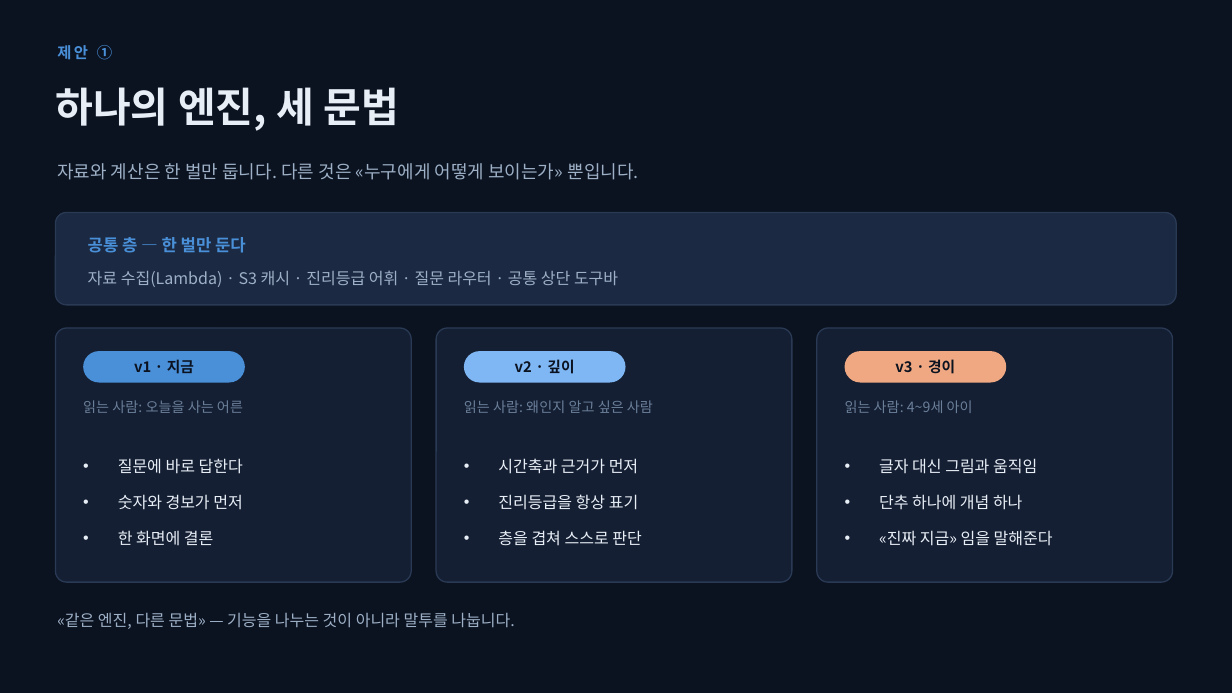
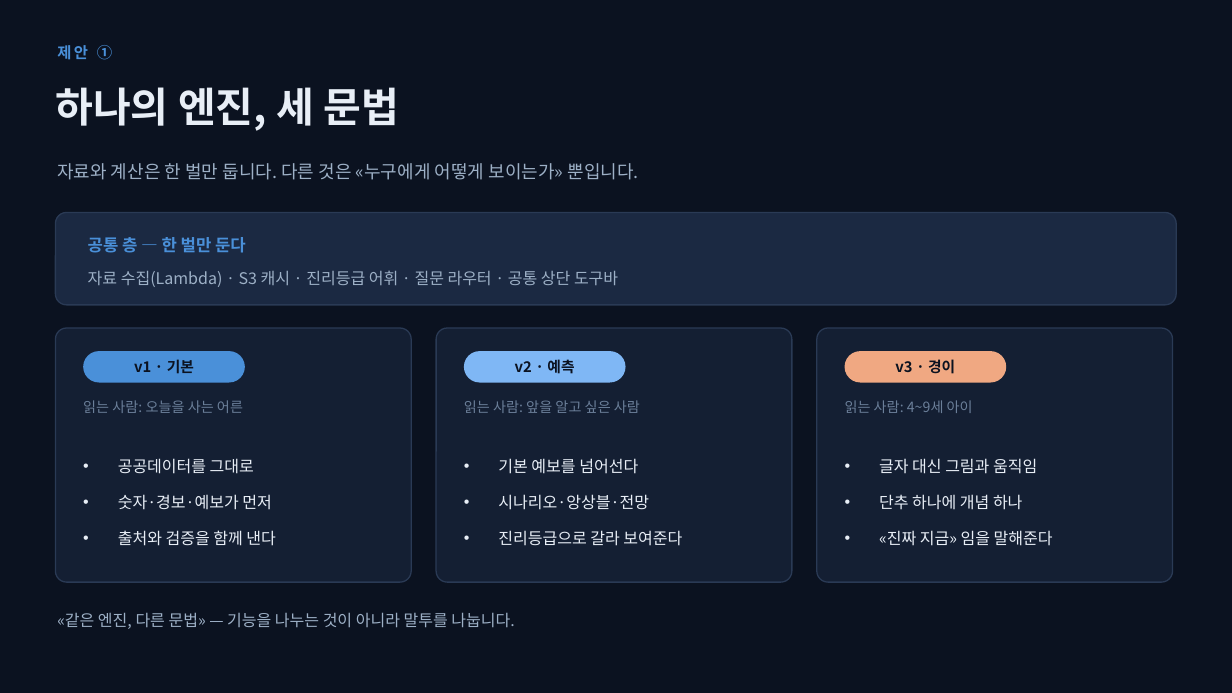
Before and after one commit to icegyul/earthus, a slide deck: slide 6 of docs/proposals/EARTHUS_세지구_메뉴통합제안_20260903.pptx. Drawn at 1232x693 pixels with LibreOffice and Linux fonts; fonts in the diff are those of the drawing. Boxes give left, top, right and bottom in pixels: in the first picture for what was removed or moved away, otherwise in the second. Text is boxed around its words. In the diff, an @@ line names an element or a change of style, - is before the commit and + after.

```diff
--- a/docs/proposals/EARTHUS_세지구_메뉴통합제안_20260903.pptx
+++ b/docs/proposals/EARTHUS_세지구_메뉴통합제안_20260903.pptx
@@ text at box(134, 359, 194, 374): text changed @@
-v1 · 지금
+v1 · 기본
@@ text at box(515, 359, 574, 374): text changed @@
-v2 · 깊이
+v2 · 예측
@@ text at box(464, 400, 640, 413): text changed @@
-읽는 사람: 왜인지 알고 싶은 사람
+읽는 사람: 앞을 알고 싶은 사람
@@ text at box(118, 458, 275, 546): text changed @@
-• 질문에 바로 답한다
-• 숫자와 경보가 먼저
-• 한 화면에 결론
+• 공공데이터를 그대로
+• 숫자·경보·예보가 먼저
+• 출처와 검증을 함께 낸다
@@ text at box(498, 458, 682, 546): text changed @@
-• 시간축과 근거가 먼저
-• 진리등급을 항상 표기
-• 층을 겹쳐 스스로 판단
+• 기본 예보를 넘어선다
+• 시나리오·앙상블·전망
+• 진리등급으로 갈라 보여준다
```
Also in this commit, not shown: 3 other slides changed, 1 slide added, 1 slide removed, 1 other file.
